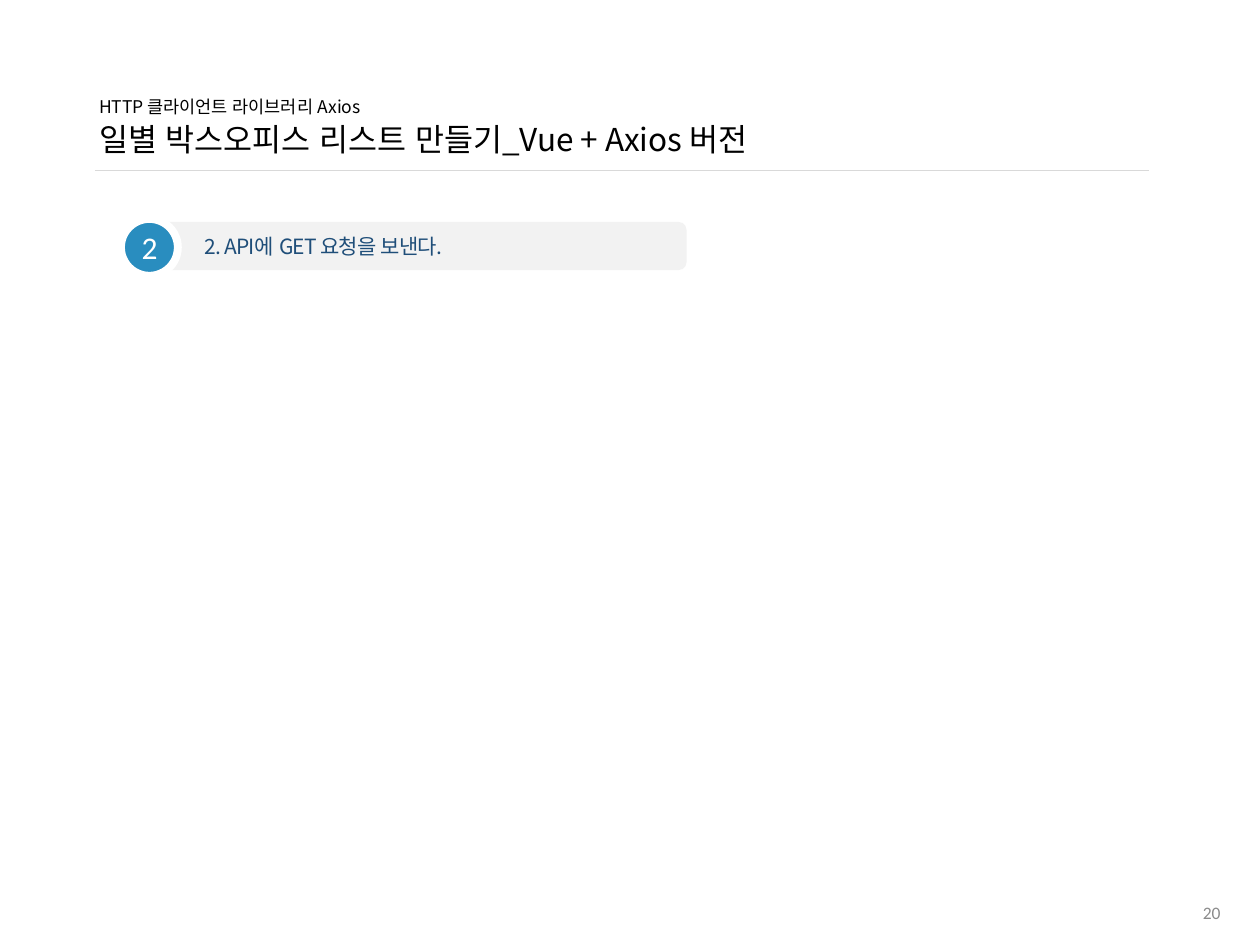
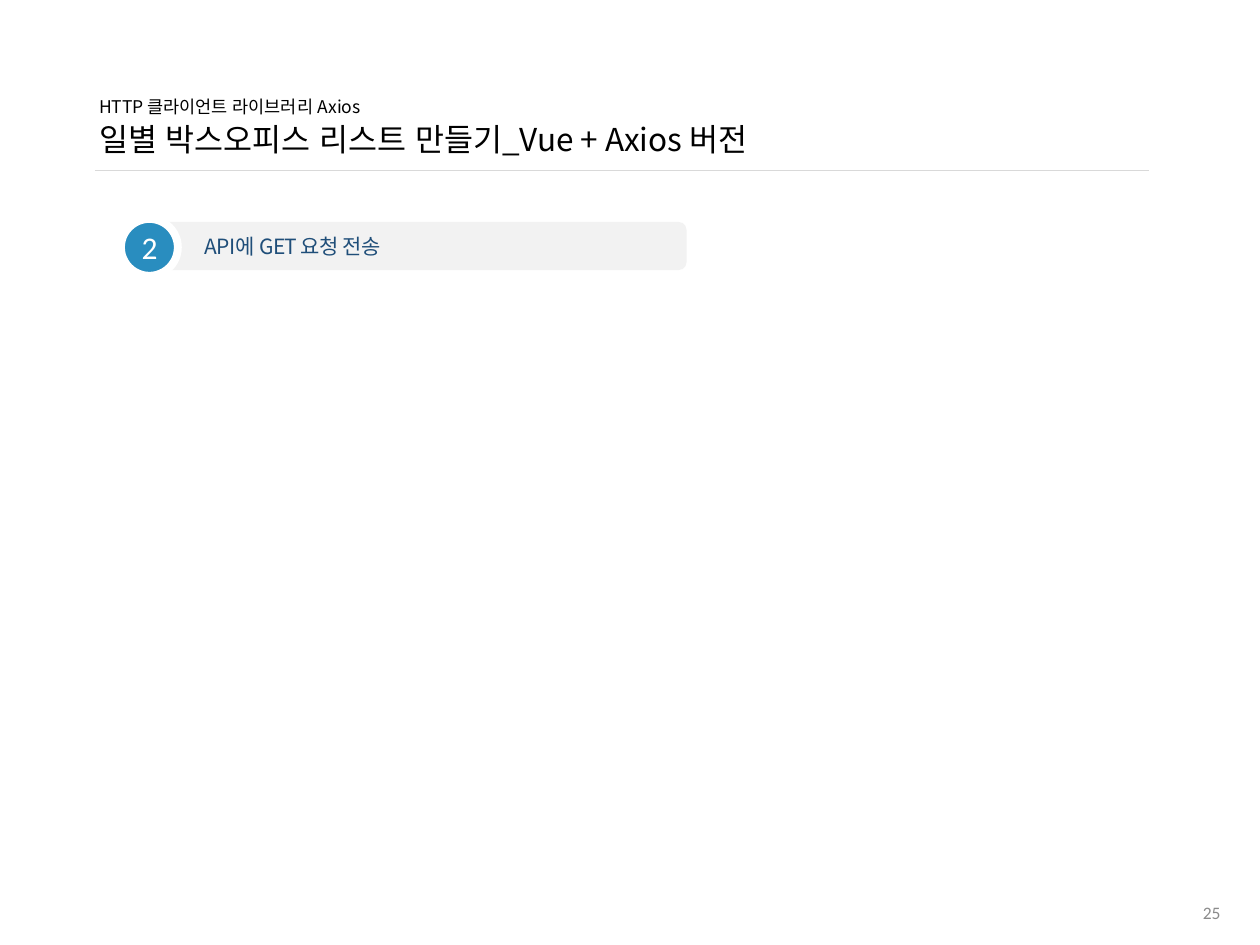
Before and after one commit to ddowon/vueStudy, a slide deck: slide 26 of 01.참고자료/191104_HTTP 클라이언트 라이브러리 Axios.pptx (slide 21 before the commit). Drawn at 1260x945 pixels with LibreOffice and Linux fonts; fonts in the diff are those of the drawing; background and template pictures are left out. Boxes give left, top, right and bottom in pixels: in the first picture for what was removed or moved away, otherwise in the second. Text is boxed around its words. In the diff, an @@ line names an element or a change of style, - is before the commit and + after.

Commit message:
11월 4일 11차 Axios 스터디 자료 업데이트

```diff
--- a/01.참고자료/191104_HTTP 클라이언트 라이브러리 Axios.pptx
+++ b/01.참고자료/191104_HTTP 클라이언트 라이브러리 Axios.pptx
@@ text in rounded rectangle at <box>205,236,381,256</box>: text changed @@
-2. API에 GET 요청을 보낸다.
+API에 GET 요청 전송
@@ page number at <box>1203,908,1221,919</box>: text changed @@
-20
+25
```
Also in this commit, not shown: 8 other slides changed, 5 slides added.
